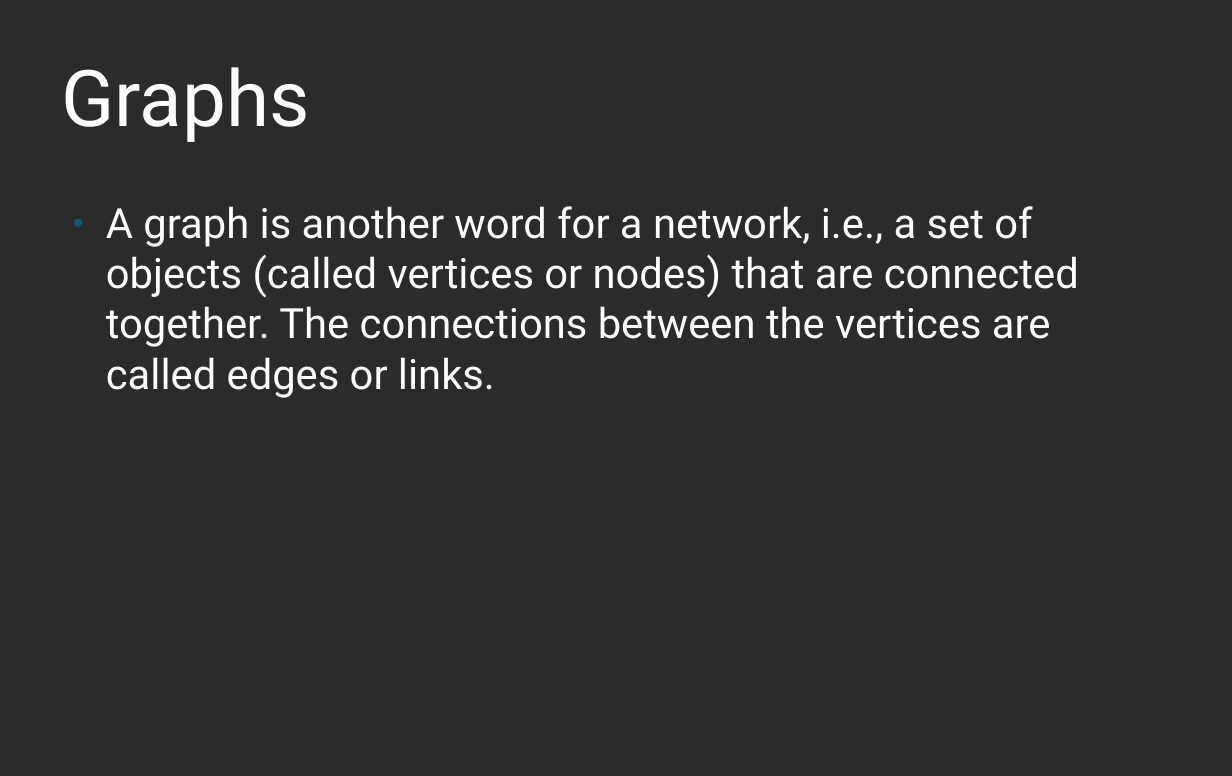
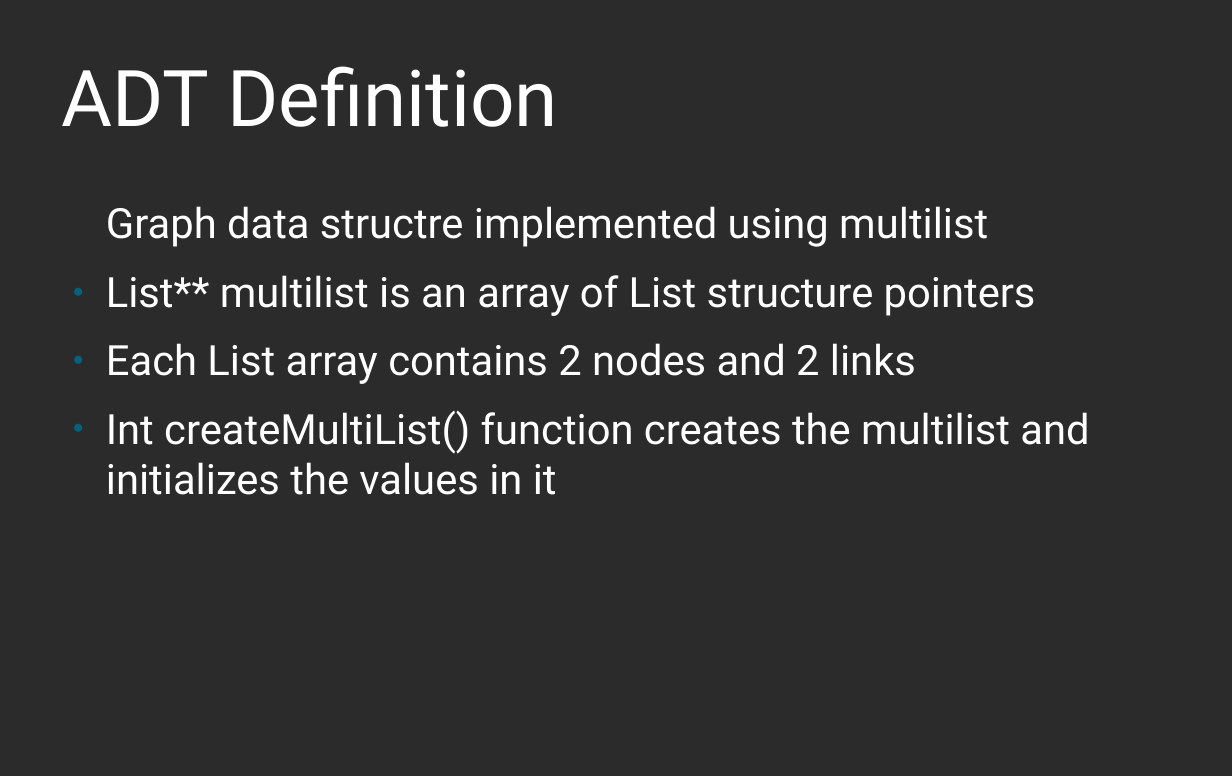
Before and after one commit to srujandeshpande/snake-ladder, a slide deck: slide 9 of snake.odp. Drawn at 1232x776 pixels with LibreOffice and Linux fonts; fonts in the diff are those of the drawing; background and template pictures are left out; a plain dark background stands for a picture behind light text. Boxes give left, top, right and bottom in pixels: in the first picture for what was removed or moved away, otherwise in the second. Text is boxed around its words. In the diff, an @@ line names an element or a change of style, - is before the commit and + after.

```diff
--- a/snake.odp
+++ b/snake.odp
@@ title at box(62, 66, 558, 127): text changed @@
-Graphs
+ADT Definition
@@ text at box(106, 206, 1089, 495): text changed @@
-● A graph is another word for a network, i.e., a set of objects (called vertices or nodes) that are connected together. The connections between the vertices are called edges or links.
+Graph data structre implemented using multilist
+● List** multilist is an array of List structure pointers
+● Each List array contains 2 nodes and 2 links
+● Int createMultiList() function creates the multilist and initializes the values in it
```
Also in this commit, not shown: 13 other files.
